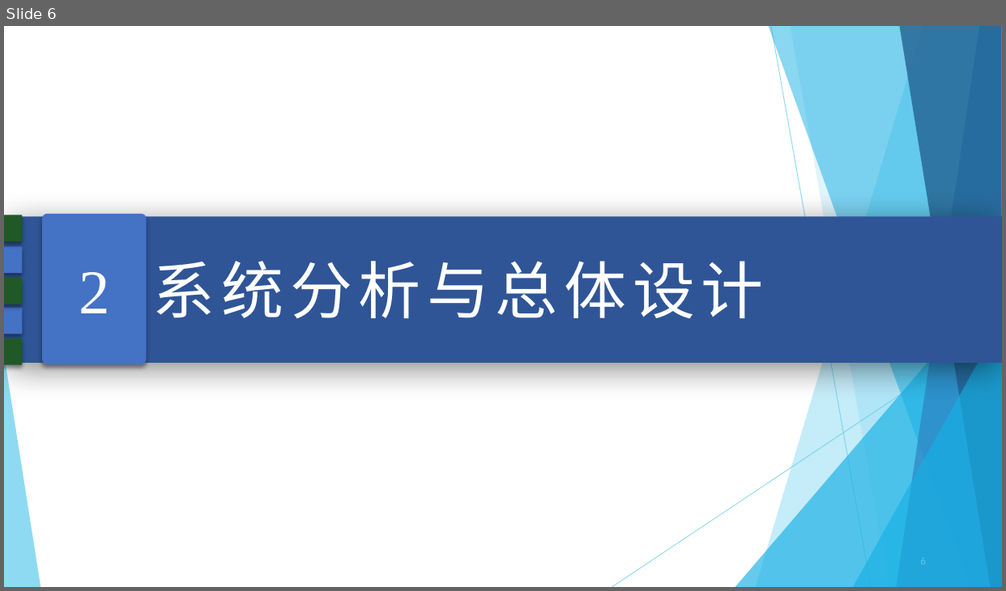
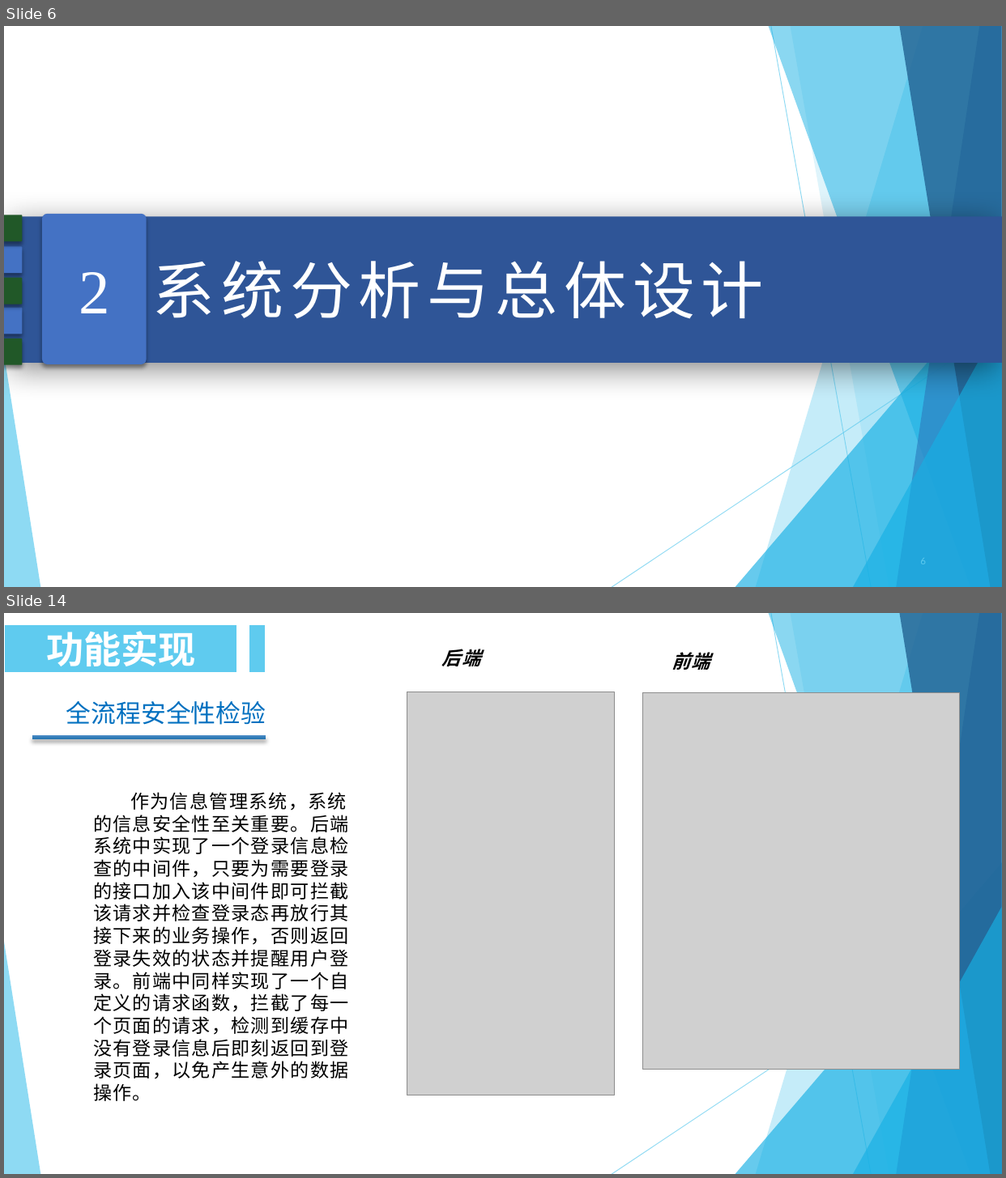
Before and after one commit to JASONPANGGO/RFID-repo, a slide deck: 答辩/彭梓浩毕业答辩PPT.pptx. Shown one above the other, each under a label of ours: slide 6 before the commit, slides 6 and 14 after it; the slides between them are not shown. The pictures are 1006x591 and 1006x1178 pixels, drawn with LibreOffice and Linux fonts; fonts in the diff are those of the drawing; grey boxes stand for pictures. Boxes give left, top, right and bottom in pixels: in the first picture for what was removed or moved away, otherwise in the second. Text is boxed around its words. In the diff, an @@ line names an element or a change of style, - is before the commit and + after.

```diff
--- a/答辩/彭梓浩毕业答辩PPT.pptx
+++ b/答辩/彭梓浩毕业答辩PPT.pptx
@@ slide 14 added at [4, 613, 1002, 1174], background #FFFFFF; not listed: 10 template elements that a slide beside it also shows @@
@@ rectangle added at [4, 624, 238, 674], fill #5FCBEF, outline #FFFFFF 2 pt, 36 pt, text #FFFFFF, bold @@
+功能实现
@@ rectangle added at [248, 624, 266, 674], fill #5FCBEF, outline #FFFFFF 2 pt @@
@@ text added at [442, 649, 480, 666], 18 pt, text #000000, bold, italic @@
+后端
@@ text added at [671, 652, 710, 670], 18 pt, text #000000, bold, italic @@
+前端
@@ text added at [66, 701, 266, 725], 24 pt, text #0070C0 @@
+全流程安全性检验
@@ picture added at [407, 692, 614, 1096] @@
@@ picture added at [643, 692, 960, 1070] @@
@@ rectangle added at [32, 736, 266, 739], fill gradient #4A8BC6 to #2A78B2 @@
@@ text added at [93, 792, 349, 1101], 18 pt, text #000000 @@
+作为信息管理系统，系统的信息安全性至关重要。后端系统中实现了一个登录信息检查的中间件，只要为需要登录的接口加入该中间件即可拦截该请求并检查登录态再放行其接下来的业务操作，否则返回登录失效的状态并提醒用户登录。前端中同样实现了一个自定义的请求函数，拦截了每一个页面的请求，检测到缓存中没有登录信息后即刻返回到登录页面，以免产生意外的数据操作。
```
Also in this commit, not shown: 2 slides changed, 20 other slides added, 1 slide removed.
